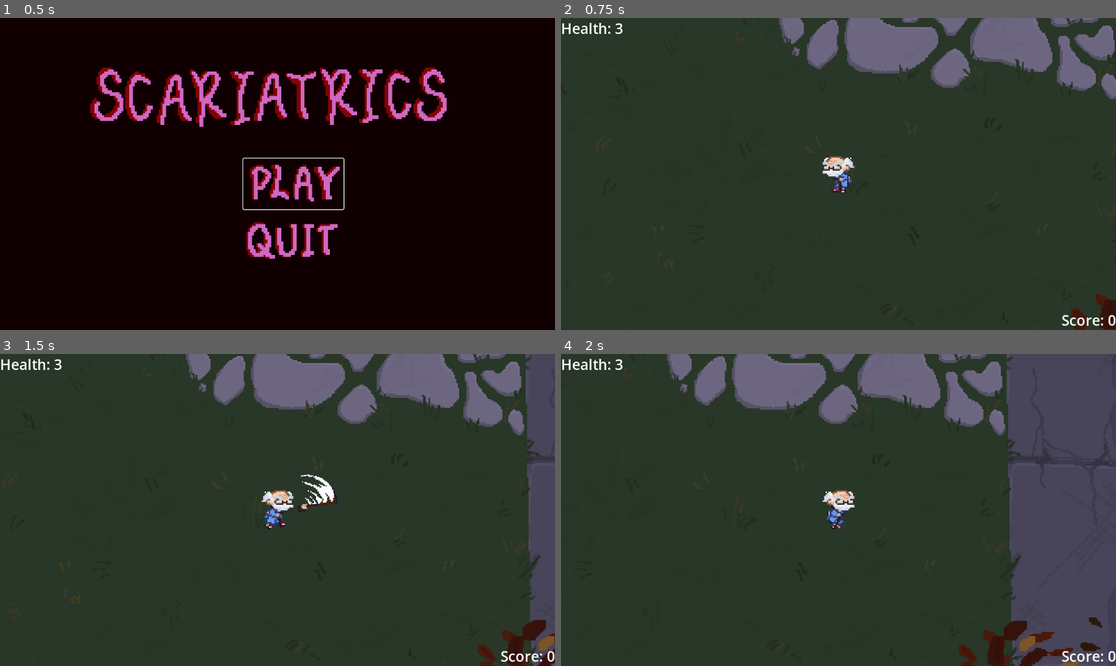
Above: before the commit, frames 1-4 (two rows, left to right).
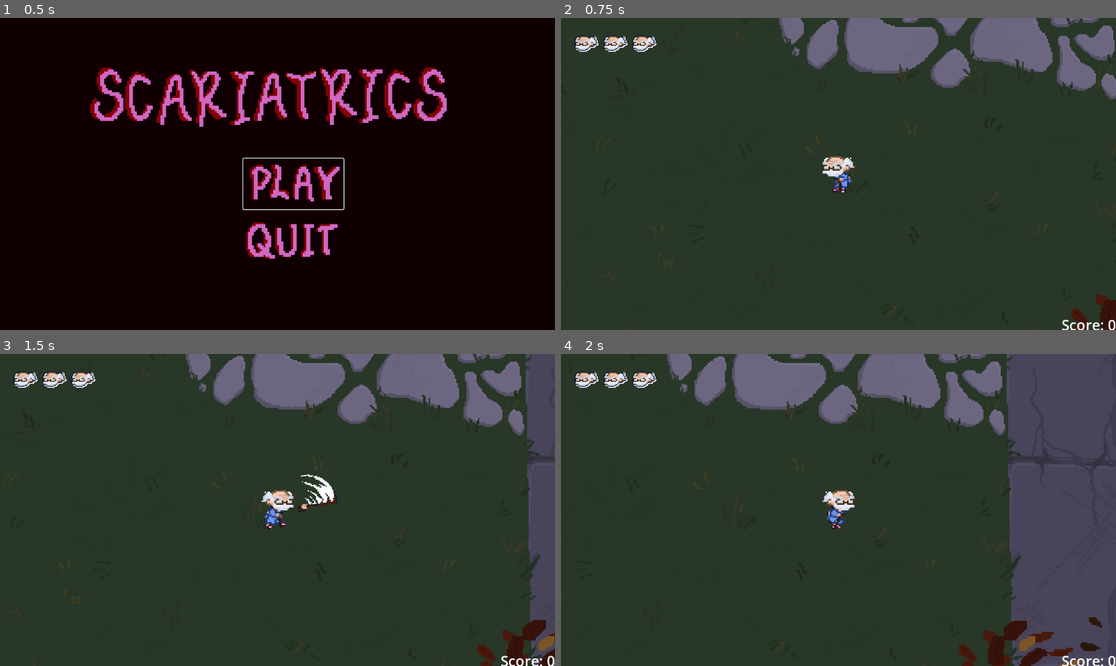
Above: after the commit, the same moments.

Repository: kschulz20/scream-jam-2024
Game: Godot game, scene res://src/UI/main_menu.tscn
The game is run twice, just before and just after one commit, with the same random seed, the same clock (stepped at 60 frames per second) and the same inputs. Sound files missing from this copy of the repository are replaced by a short silence.
Inputs (mouse positions are in pixels of both pictures, inside the frame that each line leads up to):
- Up to frame 1 (0.5 s): no input
- Up to frame 2 (0.75 s): click (855, 183) at 0.5 s
- Up to frame 3 (1.5 s): tap Enter (restart) at 1.25 s; move the mouse to (399, 494) at 1.27 s; hold D (move_right) from 1.28 s (still down); click (399, 494) at 1.35 s
- Up to frame 4 (2 s): keep holding D (move_right)

Frame 1 is identical in both runs. In frame 2, 0.9% of the frame differs, in the area x 0-100%, y 1-100%; in frame 3, 0.9%; in frame 4, 0.9%.

Commit message:
Added lives counter instead of health num

Diff:
--- a/project.godot
+++ b/project.godot
@@ -18,6 +18,7 @@
 [autoload]
 
 SignalBus="*res://src/Utils/signal_bus.gd"
+LivesCounter="*res://src/Entities/lives_counter.gd"
 
 [dotnet]
 
--- a/src/Entities/Player/player_character.gd
+++ b/src/Entities/Player/player_character.gd
@@ -158,7 +158,7 @@
 
 func _on_player_take_damage(damage_amount):
 	health -= damage_amount
-
+	LivesCounter.lives -= 1
 	if (health <= 0):
 		$Sounds/DeathSound.play()
 	else:
--- /dev/null
+++ b/src/Entities/lives_counter.gd
@@ -0,0 +1,3 @@
+extends Node
+
+var lives = 3
--- /dev/null
+++ b/src/UI/lives.gd
@@ -0,0 +1,16 @@
+extends Node
+
+
+# Called when the node enters the scene tree for the first time.
+func _ready() -> void:
+	LivesCounter.lives = 3
+
+
+# Called every frame. 'delta' is the elapsed time since the previous frame.
+func _process(delta: float) -> void:
+	if LivesCounter.lives == 2:
+		$Life3.hide()
+	if LivesCounter.lives == 1:
+		$Life2.hide()
+	#if LivesCounter.lives == 0:
+		#$Life1.hide()
--- /dev/null
+++ b/src/UI/lives.tscn
@@ -0,0 +1,22 @@
+[gd_scene load_steps=3 format=3 uid="uid://djikhf04iio02"]
+
+[ext_resource type="Script" path="res://src/UI/lives.gd" id="1_i6uul"]
+[ext_resource type="Texture2D" uid="uid://bwq57croi3f11" path="res://assets/player/lives icon.PNG" id="1_jg1sv"]
+
+[node name="Lives" type="Node2D"]
+script = ExtResource("1_i6uul")
+
+[node name="Life1" type="Sprite2D" parent="."]
+position = Vector2(60, 31)
+scale = Vector2(2, 2)
+texture = ExtResource("1_jg1sv")
+
+[node name="Life2" type="Sprite2D" parent="."]
+position = Vector2(120, 31)
+scale = Vector2(2, 2)
+texture = ExtResource("1_jg1sv")
+
+[node name="Life3" type="Sprite2D" parent="."]
+position = Vector2(180, 31)
+scale = Vector2(2, 2)
+texture = ExtResource("1_jg1sv")
--- a/src/main.tscn
+++ b/src/main.tscn
@@ -11,6 +11,7 @@
 [ext_resource type="Script" path="res://src/Level/music.gd" id="8_t4tgk"]
 [ext_resource type="AudioStream" uid="uid://cf0qun4omg6qy" path="res://assets/level/level_theme_2.wav" id="10_qeps4"]
 [ext_resource type="AudioStream" uid="uid://clx1iuwoxwft0" path="res://assets/level/game_over.wav" id="11_57ee7"]
+[ext_resource type="PackedScene" uid="uid://djikhf04iio02" path="res://src/UI/lives.tscn" id="12_8tmit"]
 
 [sub_resource type="RectangleShape2D" id="RectangleShape2D_as4cc"]
 size = Vector2(1964, 19)
@@ -91,6 +92,8 @@
 
 [node name="UI" type="CanvasLayer" parent="."]
 process_mode = 3
+offset = Vector2(0, 10)
+transform = Transform2D(1, 0, 0, 1, 0, 10)
 script = ExtResource("4_7n45i")
 
 [node name="PauseMenu" type="MarginContainer" parent="UI"]
@@ -188,7 +191,11 @@
 offset_bottom = 40.0
 script = ExtResource("5_51ljx")
 
+[node name="Lives" parent="UI/HUD" instance=ExtResource("12_8tmit")]
+position = Vector2(-7, 12)
+
 [node name="Health" type="Label" parent="UI/HUD"]
+visible = false
 layout_mode = 2
 size_flags_horizontal = 0
 size_flags_vertical = 0
Not shown: 1 places in src/main.tscn that only renumber resources
